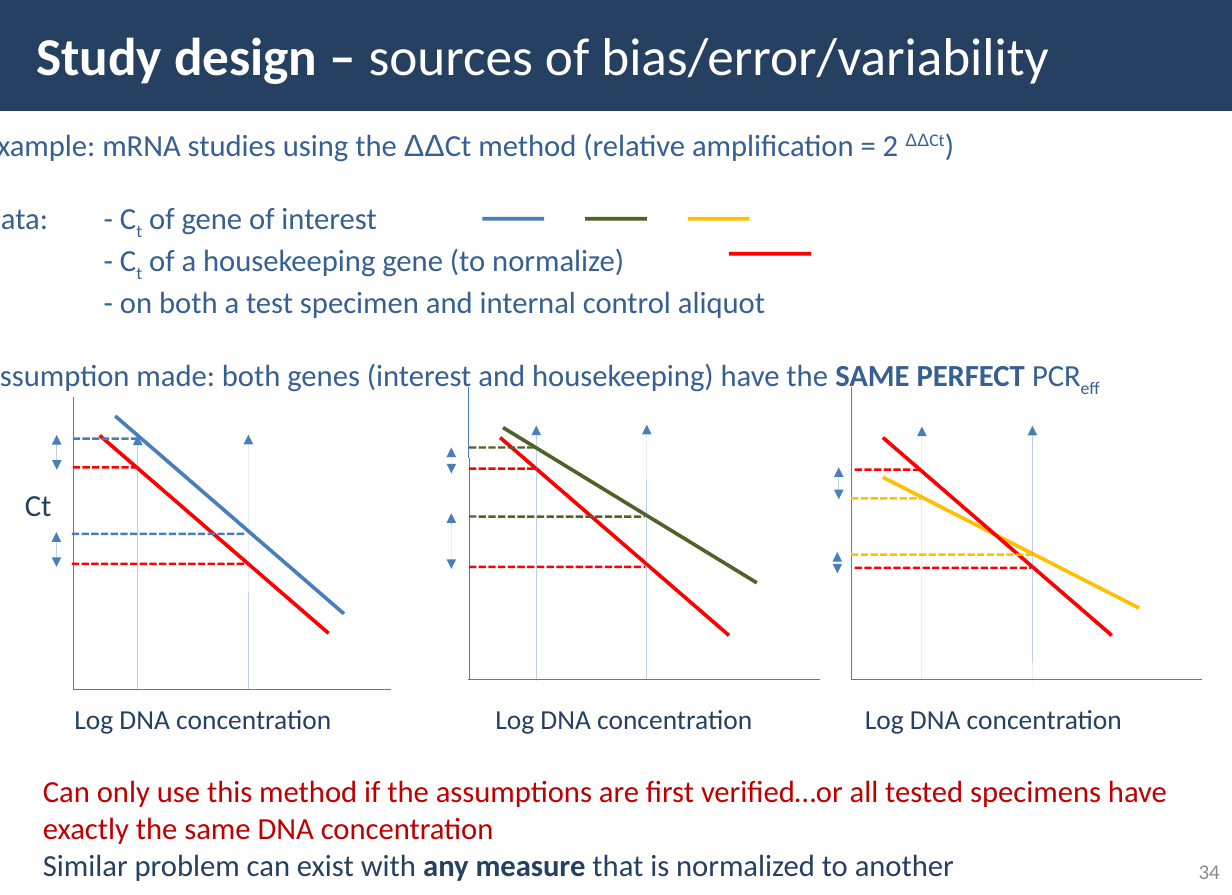
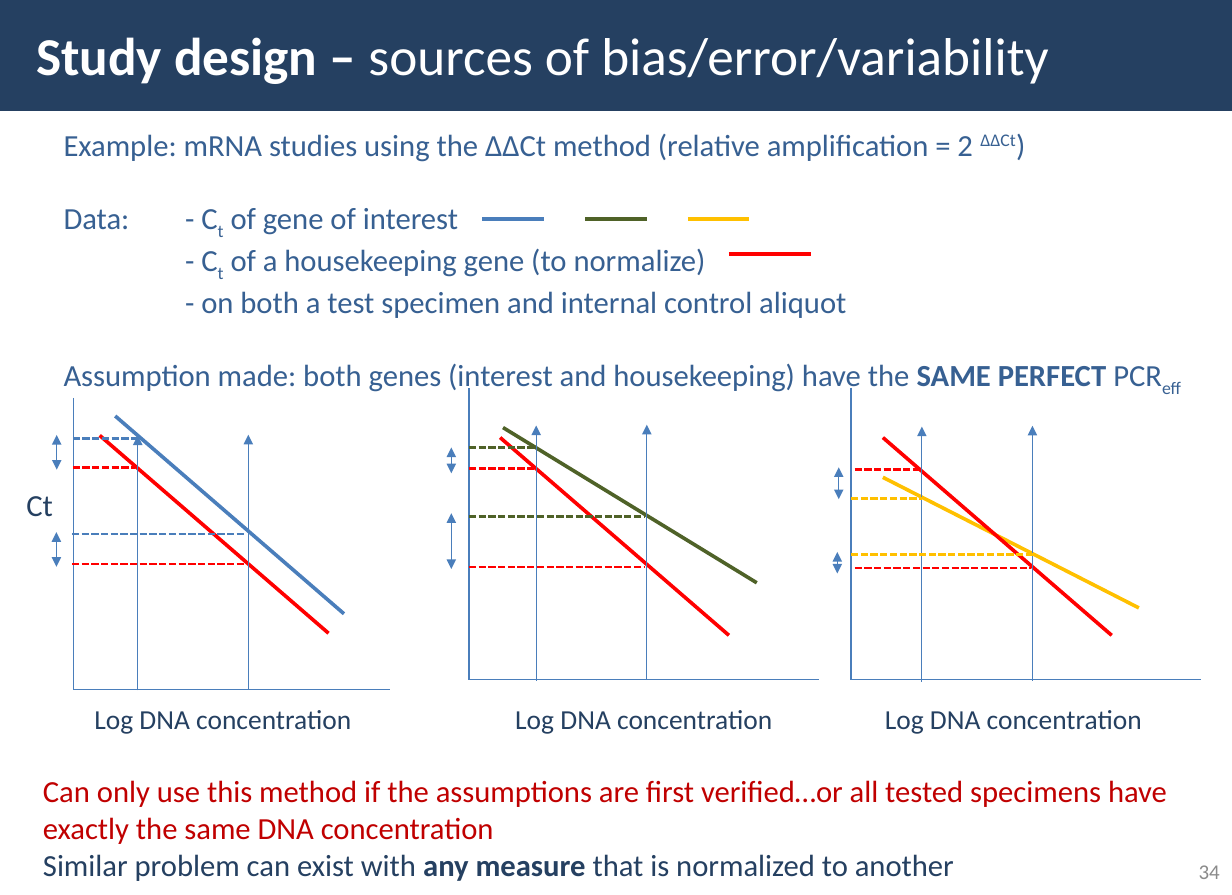
Before and after one commit to UBC-PATH/PATH548L-2026, a slide deck: slide 34 of slides/Module 7 PATH 548L 2026 - study design considerations.pptx. Drawn at 1232x895 pixels with LibreOffice and Linux fonts; fonts in the diff are those of the drawing. Boxes give left, top, right and bottom in pixels: in the first picture for what was removed or moved away, otherwise in the second. Text is boxed around its words. In the diff, an @@ line names an element or a change of style, - is before the commit and + after.

```diff
--- a/slides/Module 7 PATH 548L 2026 - study design considerations.pptx
+++ b/slides/Module 7 PATH 548L 2026 - study design considerations.pptx
@@ text "Example: mRNA studies using the ...": place and size @@
-text "Example: mRNA studies using the ..." at [0,133,1025,394]
+text "Example: mRNA studies using the ..." at [64,134,1106,394]
@@ text at [64,134,1015,162]: font Arial to Calibri in "ΔΔCt ΔΔCt)" @@
@@ line (470, 388) - (470, 680): stroke #4A7EBB 0.75 pt to #4B7EBC 0.75 pt @@
@@ double arrow (57, 435) - (57, 470): stroke #4A7EBB 0.75 pt to #4B7EBC 0.75 pt @@
@@ arrow (138, 690) - (138, 436): stroke #4A7EBB 0.75 pt to #4B7EBC 0.75 pt @@
@@ arrow (249, 689) - (249, 435): stroke #4A7EBB 0.75 pt to #4B7EBC 0.75 pt @@
@@ double arrow (451, 447) - (451, 473): stroke #4A7EBB 0.75 pt to #4B7EBC 0.75 pt @@
@@ arrow (536, 680) - (536, 425): stroke #4A7EBB 0.75 pt to #4B7EBC 0.75 pt @@
@@ arrow (647, 680) - (647, 424): stroke #4A7EBB 0.75 pt to #4B7EBC 0.75 pt @@
@@ arrow (922, 681) - (922, 427): stroke #4A7EBB 0.75 pt to #4B7EBC 0.75 pt @@
@@ arrow (1032, 681) - (1032, 425): stroke #4A7EBB 0.75 pt to #4B7EBC 0.75 pt @@
@@ double arrow (839, 467) - (839, 499): stroke #4A7EBB 0.75 pt to #4B7EBC 0.75 pt @@
@@ double arrow (57, 532) - (57, 567): stroke #4A7EBB 0.75 pt to #4B7EBC 0.75 pt @@
@@ double arrow (451, 514) - (451, 568): stroke #4A7EBB 0.75 pt to #4B7EBC 0.75 pt @@
@@ line (73, 689) - (391, 689): stroke #4A7EBB 0.75 pt to #4B7EBC 0.75 pt @@
@@ text "Log DNA concentration": place and size @@
-text "Log DNA concentration" at [74,710,331,734]
+text "Log DNA concentration" at [94,710,351,734]
@@ text "Log DNA concentration": place and size @@
-text "Log DNA concentration" at [495,710,752,734]
+text "Log DNA concentration" at [515,710,772,734]
@@ text "Log DNA concentration": place and size @@
-text "Log DNA concentration" at [865,710,1122,734]
+text "Log DNA concentration" at [885,710,1142,734]
```
Also in this commit, not shown: 42 other slides changed, 5 other files.
